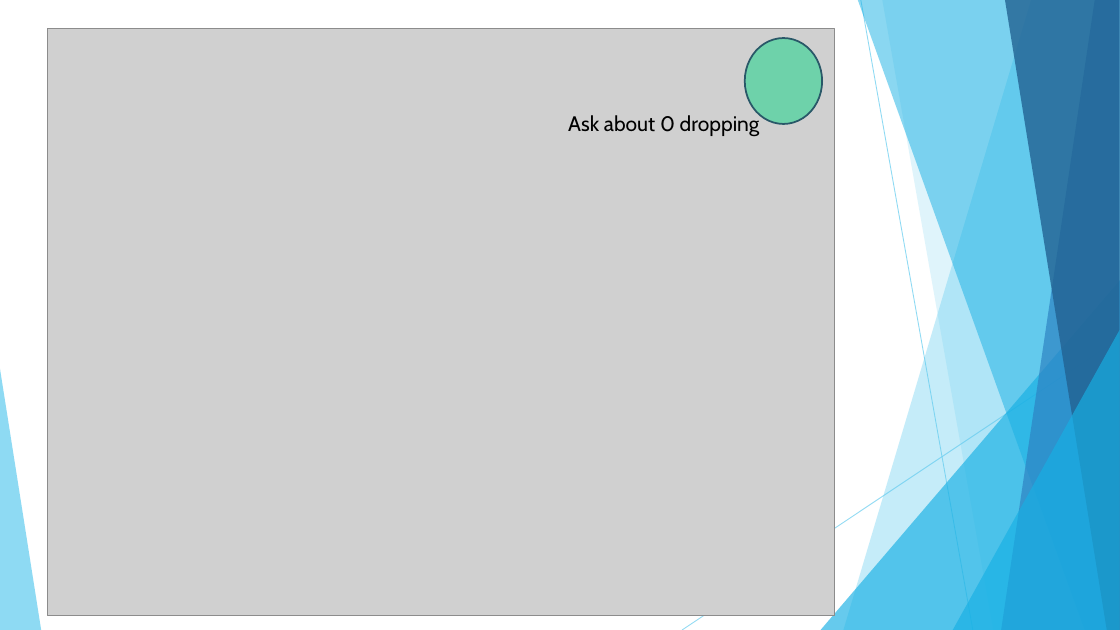
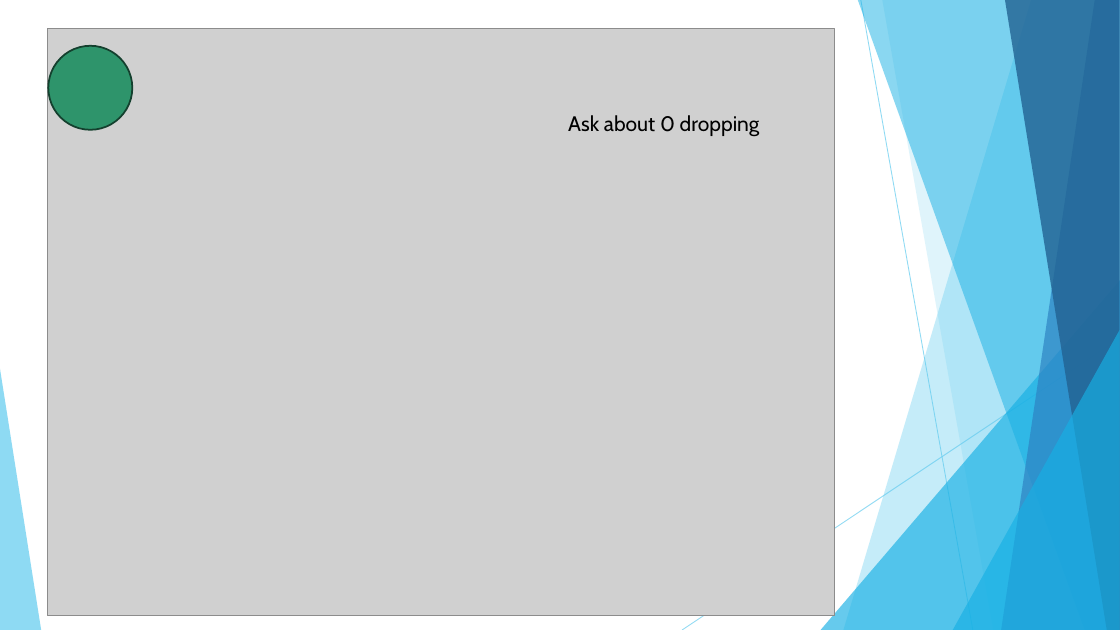
Before and after one commit to LucyYaoyuanHuang/gsr, a slide deck: slide 7 of GSRExploratory.pptx (slide 4 before the commit). Drawn at 1120x630 pixels with LibreOffice and Linux fonts; fonts in the diff are those of the drawing; grey boxes stand for pictures. Boxes give left, top, right and bottom in pixels: in the first picture for what was removed or moved away, otherwise in the second. Text is boxed around its words. In the diff, an @@ line names an element or a change of style, - is before the commit and + after.

```diff
--- a/GSRExploratory.pptx
+++ b/GSRExploratory.pptx
@@ ellipse: place and size @@
-ellipse at <box>745,38,823,124</box>
+ellipse at <box>49,46,133,130</box>
@@ ellipse at <box>49,46,133,130</box>: fill #6ED2AA to #2E946B; outline #2A5969 1.5 pt to #14412F 1.5 pt @@
```
Also in this commit, not shown: 3 other slides changed, 9 slides added, 7 slides removed, 2 other files.
